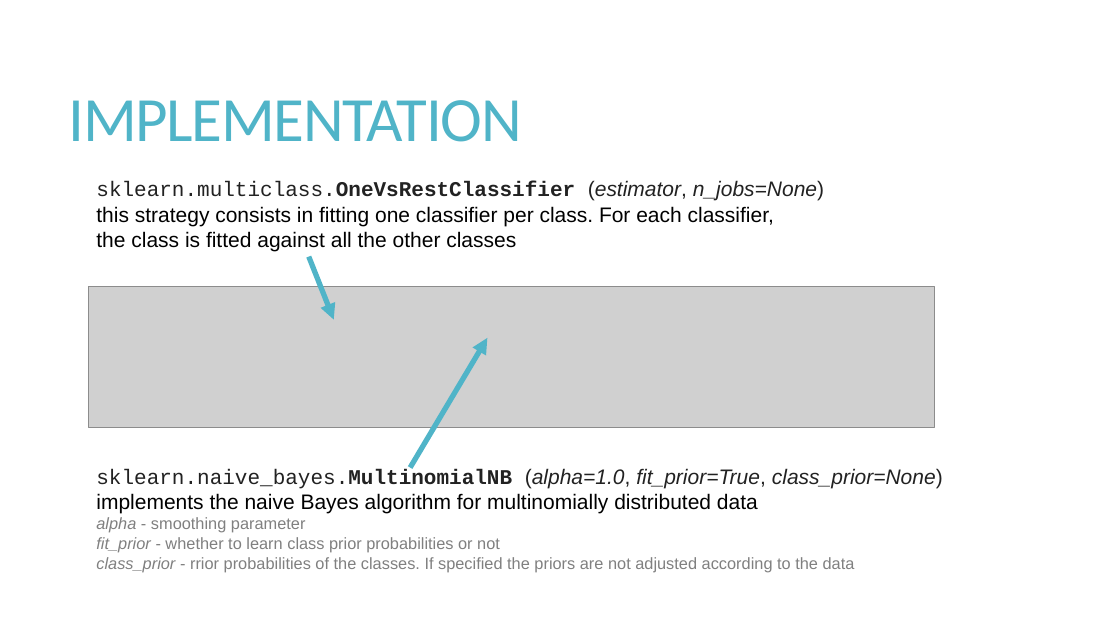
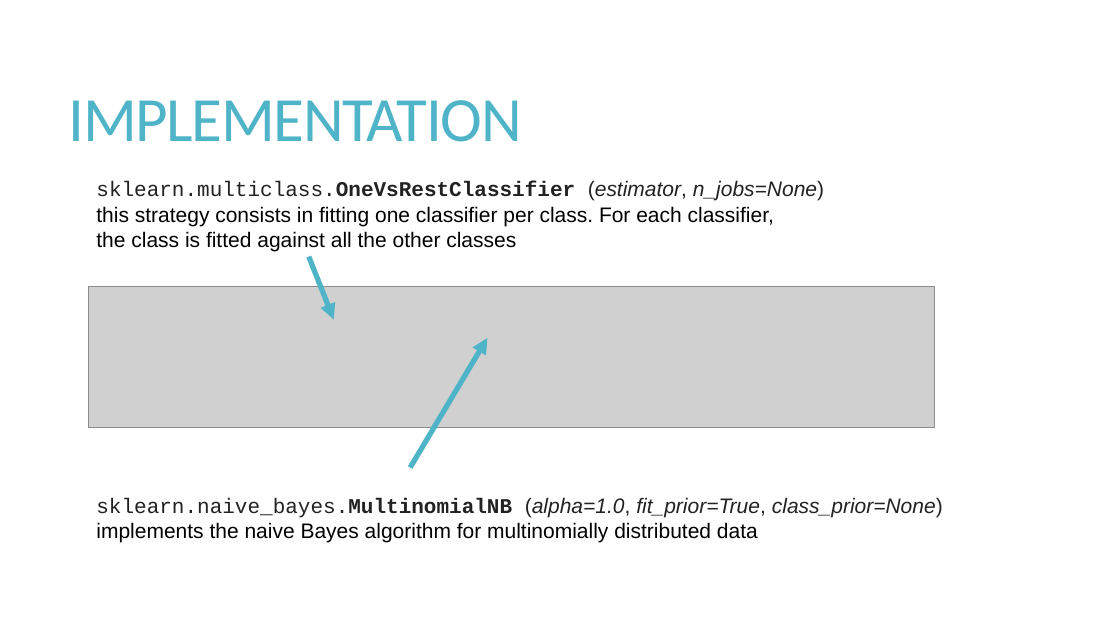
Before and after one commit to bwaszkiewicz/MoviePlots, a slide deck: slide 11 of Documentation/ANG/BIAI_presentation.pptx (slide 10 before the commit). Drawn at 1120x630 pixels with LibreOffice and Linux fonts; fonts in the diff are those of the drawing; grey boxes stand for pictures. Boxes give left, top, right and bottom in pixels: in the first picture for what was removed or moved away, otherwise in the second. Text is boxed around its words. In the diff, an @@ line names an element or a change of style, - is before the commit and + after.

Commit message:
presentation

```diff
--- a/Documentation/ANG/BIAI_presentation.pptx
+++ b/Documentation/ANG/BIAI_presentation.pptx
@@ text "sklearn.naive_bayes.MultinomialNB (alpha=1.0, fit_prior=True ...": place and size @@
-text "sklearn.naive_bayes.MultinomialNB (alpha=1.0, fit_prior=True ..." at <box>96,468,943,572</box>
+text "sklearn.naive_bayes.MultinomialNB (alpha=1.0, fit_prior=True ..." at <box>96,497,943,543</box>
@@ text at <box>96,517,855,572</box>: paragraphs removed @@
-alpha - smoothing parameter
-fit_prior - whether to learn class prior probabilities or not
-class_prior - rrior probabilities of the classes. If specified the priors are not adjusted according to the data
```
Also in this commit, not shown: 4 other slides changed, 2 slides added.
